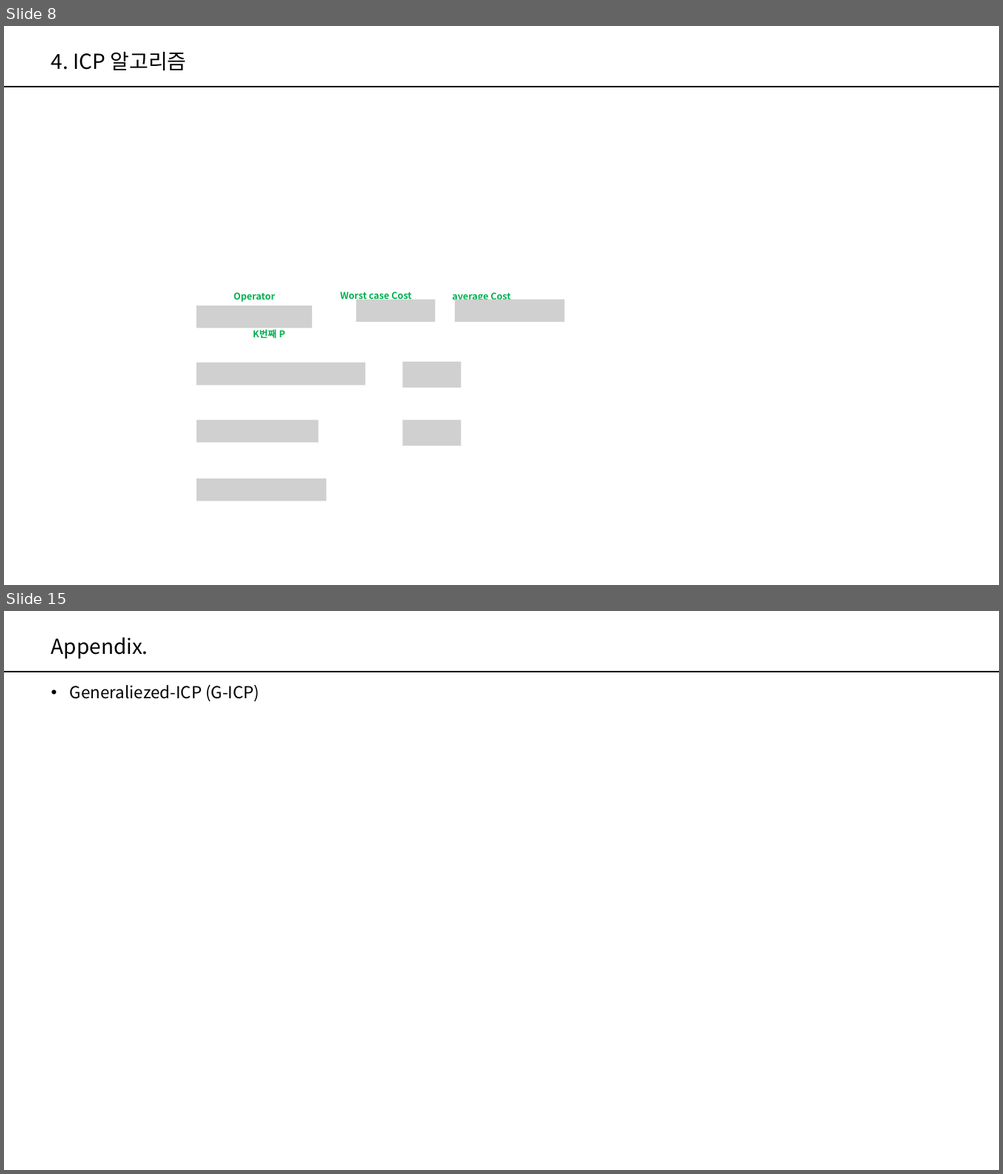
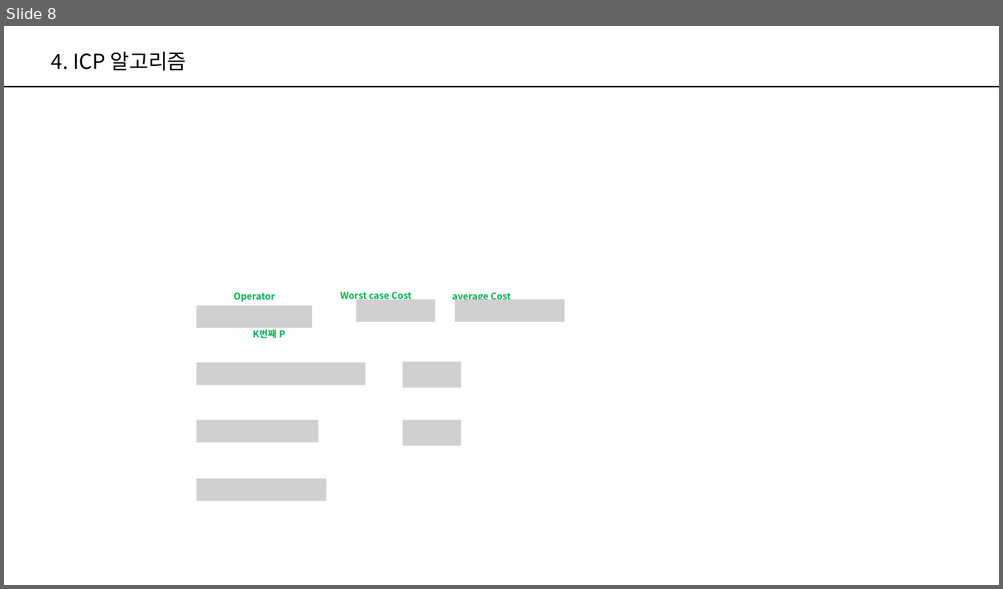
Before and after one commit to PeterykSong/PeterykSong.github.io, a slide deck: _robotics/_materials/A Method for Registration of 3-D Shapes.pptx. Shown one above the other, each under a label of ours: slides 8 and 15 before the commit, slide 8 after it; the slides between them are not shown. The pictures are 1003x1174 and 1003x589 pixels, drawn with LibreOffice and Linux fonts; fonts in the diff are those of the drawing; grey boxes stand for pictures. Boxes give left, top, right and bottom in pixels: in the first picture for what was removed or moved away, otherwise in the second. Text is boxed around its words. In the diff, an @@ line names an element or a change of style, - is before the commit and + after.

```diff
--- a/_robotics/_materials/A Method for Registration of 3-D Shapes.pptx
+++ b/_robotics/_materials/A Method for Registration of 3-D Shapes.pptx
@@ slide 15 removed at <box>4,611,999,1170</box>, background #FFFFFF; not listed: 1 template element that a slide beside it also shows @@
@@ title removed at <box>51,637,148,659</box> @@
-Appendix.
@@ text removed at <box>70,685,259,702</box> @@
-• Generaliezed-ICP (G-ICP)
```
Also in this commit, not shown: 5 slides changed, 6 slides added, 2 other slides removed.
